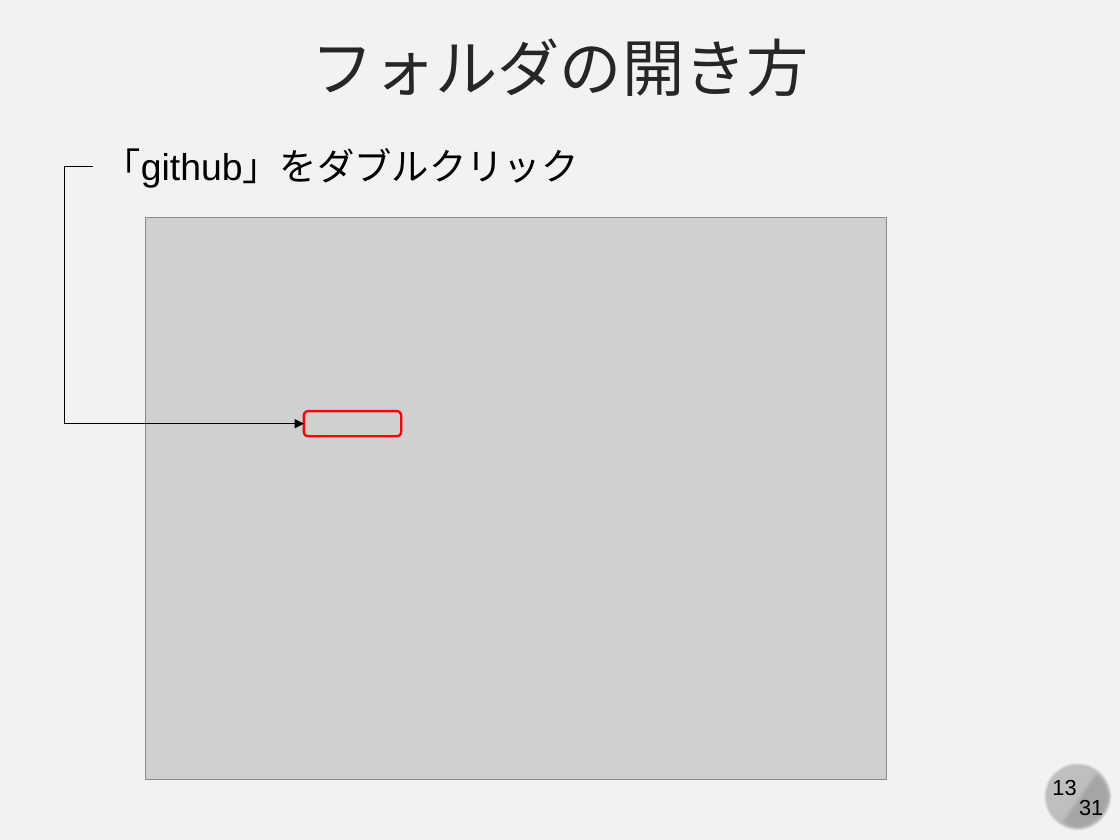
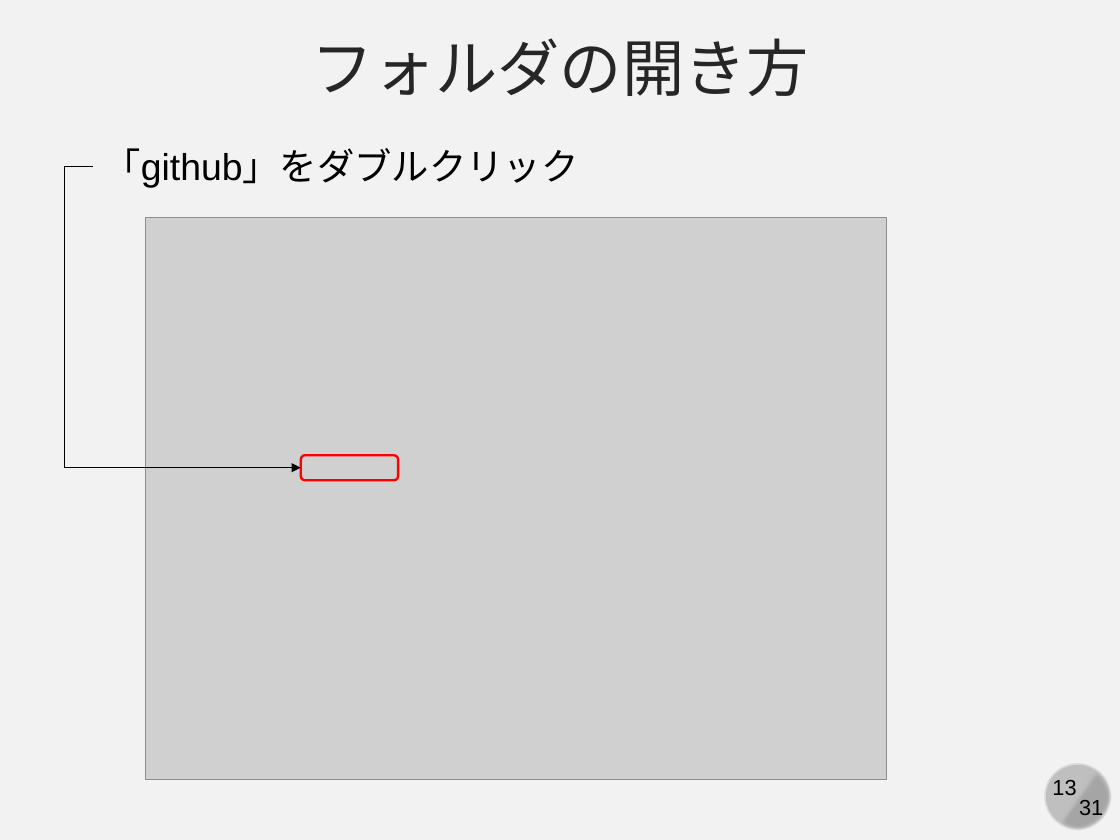
Before and after one commit to kaityo256/github, a slide deck: slide 13 of practice_basic/fig/slide.pptx. Drawn at 1120x840 pixels with LibreOffice and Linux fonts; fonts in the diff are those of the drawing; grey boxes stand for pictures. Boxes give left, top, right and bottom in pixels: in the first picture for what was removed or moved away, otherwise in the second. Text is boxed around its words. In the diff, an @@ line names an element or a change of style, - is before the commit and + after.

```diff
--- a/practice_basic/fig/slide.pptx
+++ b/practice_basic/fig/slide.pptx
@@ elbow arrow moved from (93, 166) - (304, 423) to (93, 166) - (301, 468) @@
@@ rounded rectangle: place and size @@
-rounded rectangle at [304, 411, 401, 436]
+rounded rectangle at [301, 455, 399, 479]
```
Also in this commit, not shown: 2 other slides changed.
